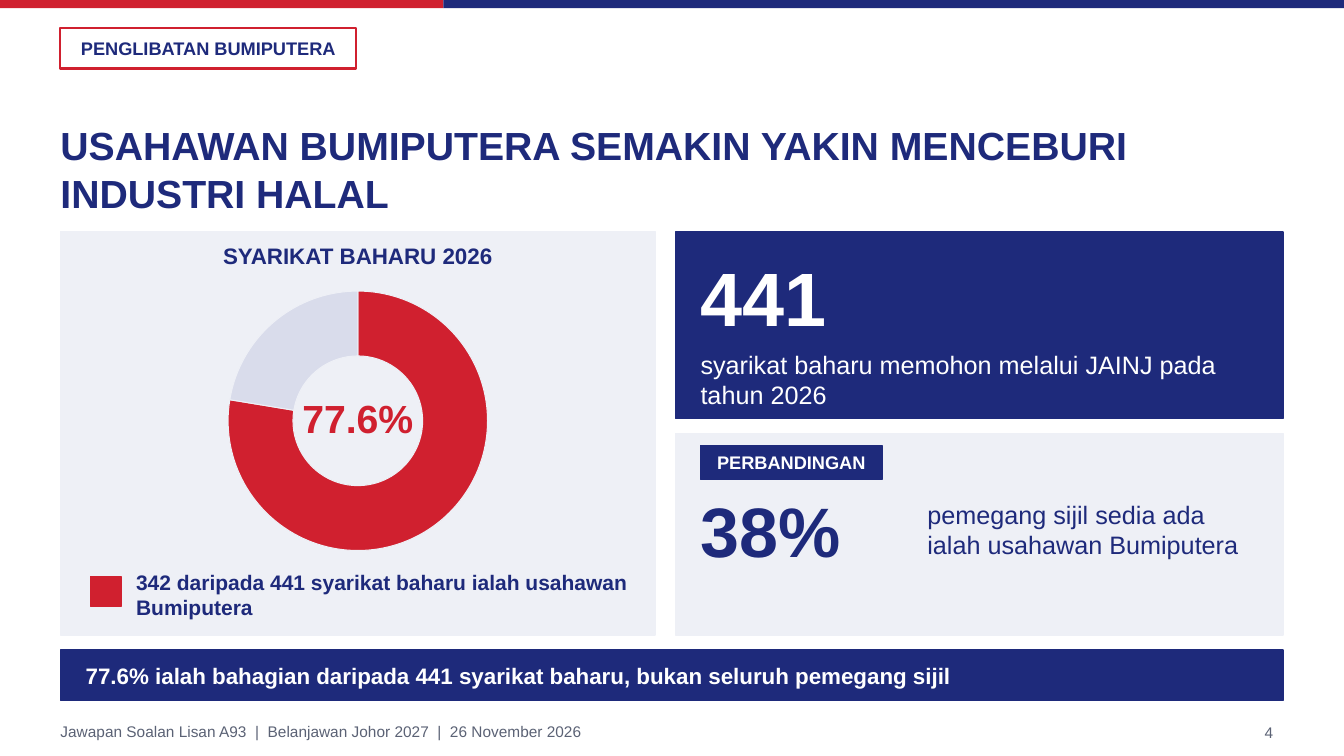
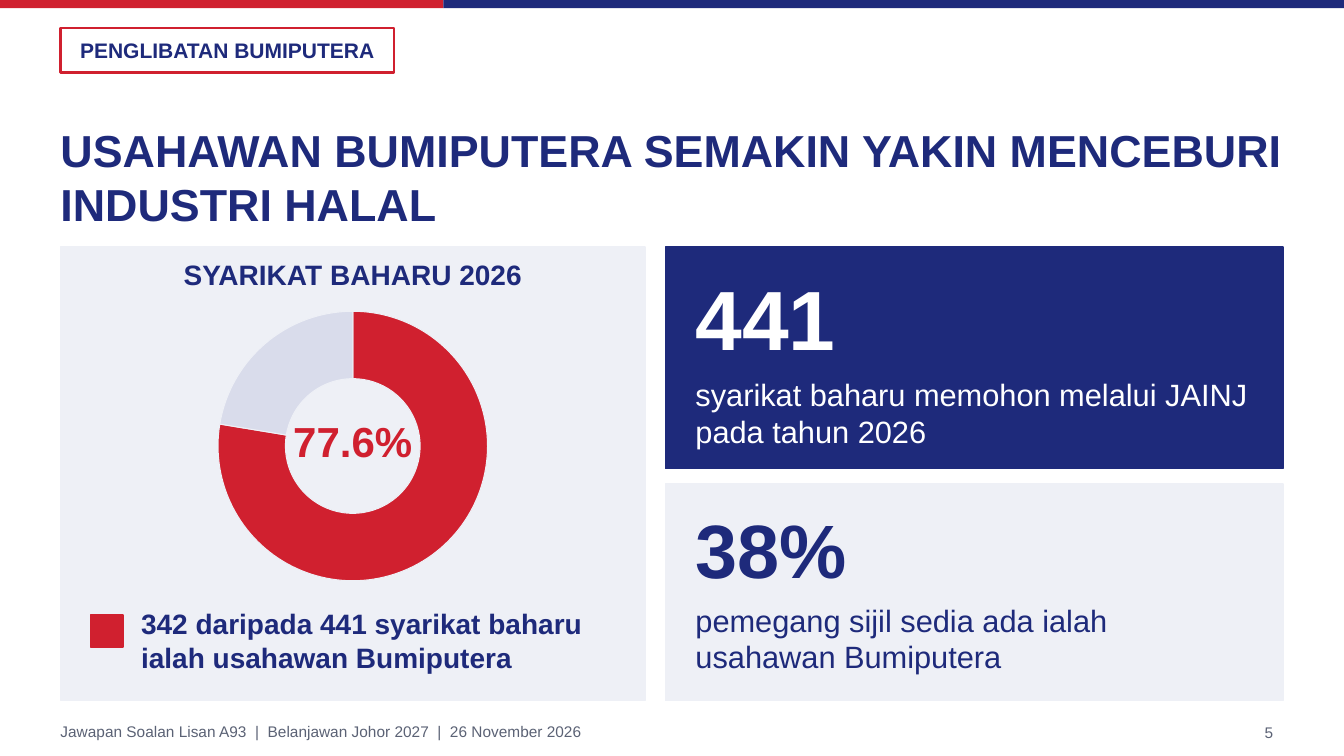
Before and after one commit to nawaljoe/Nawal, a slide deck: slide 5 of slides/A93_Halal_Johor_16x9.pptx (slide 4 before the commit). Drawn at 1344x756 pixels with LibreOffice and Linux fonts; fonts in the diff are those of the drawing; background and template pictures are left out. Boxes give left, top, right and bottom in pixels: in the first picture for what was removed or moved away, otherwise in the second. Text is boxed around its words. In the diff, an @@ line names an element or a change of style, - is before the commit and + after.

```diff
--- a/slides/A93_Halal_Johor_16x9.pptx
+++ b/slides/A93_Halal_Johor_16x9.pptx
@@ text "PENGLIBATAN BUMIPUTERA" at <box>80,43,374,59</box>: size 13 to 15 pt @@
@@ rectangle: place and size @@
-rectangle at <box>60,28,356,69</box>
+rectangle at <box>60,28,394,73</box>
@@ title "USAHAWAN BUMIPUTERA SEMAKIN YAKIN MENCEBURI ..." at <box>60,135,1281,222</box>: size 28 to 32 pt @@
@@ rectangle: place and size @@
-rectangle at <box>60,232,655,635</box>
+rectangle at <box>60,247,645,701</box>
@@ text "SYARIKAT BAHARU 2026": place and size @@
-text "SYARIKAT BAHARU 2026" at <box>223,248,493,265</box>
+text "SYARIKAT BAHARU 2026" at <box>184,265,521,286</box>
@@ text "SYARIKAT BAHARU 2026" at <box>184,265,521,286</box>: size 16 to 20 pt @@
@@ rectangle: place and size @@
-rectangle at <box>676,232,1284,418</box>
+rectangle at <box>665,247,1284,469</box>
@@ text "441": place and size @@
-text "441" at <box>701,274,827,326</box>
+text "441" at <box>695,292,835,350</box>
@@ text "441" at <box>695,292,835,350</box>: size 54 to 60 pt @@
@@ doughnut chart: place and size @@
-doughnut chart at <box>197,277,519,565</box>
+doughnut chart at <box>192,297,514,595</box>
@@ text "syarikat baharu memohon melalui JAINJ ...": place and size @@
-text "syarikat baharu memohon melalui JAINJ ..." at <box>701,355,1216,405</box>
+text "syarikat baharu memohon melalui JAINJ ..." at <box>695,383,1247,448</box>
@@ text "syarikat baharu memohon melalui JAINJ ..." at <box>695,383,1247,448</box>: size 18 to 22 pt @@
@@ text "77.6%": place and size @@
-text "77.6%" at <box>302,405,413,434</box>
+text "77.6%" at <box>293,427,412,458</box>
@@ text "77.6%" at <box>293,427,412,458</box>: size 28 to 30 pt @@
@@ rectangle removed at <box>701,446,882,480</box> @@
@@ text removed at <box>717,456,865,469</box> @@
-PERBANDINGAN
@@ rectangle: place and size @@
-rectangle at <box>676,434,1284,635</box>
+rectangle at <box>665,484,1284,701</box>
@@ text "38%": place and size @@
-text "38%" at <box>701,508,841,558</box>
+text "38%" at <box>695,525,846,579</box>
@@ text "38%" at <box>695,525,846,579</box>: size 50 to 54 pt @@
@@ text "342 daripada 441 syarikat baharu ...": place and size @@
-text "342 daripada 441 syarikat baharu ..." at <box>136,574,626,620</box>
+text "342 daripada 441 syarikat baharu ..." at <box>141,613,581,673</box>
@@ text "342 daripada 441 syarikat baharu ..." at <box>141,613,581,673</box>: size 15 to 20 pt @@
@@ rectangle: place and size @@
-rectangle at <box>91,577,121,607</box>
+rectangle at <box>91,615,123,647</box>
@@ text "pemegang sijil sedia ada ialah ...": place and size @@
-text "pemegang sijil sedia ada ialah ..." at <box>927,505,1238,560</box>
+text "pemegang sijil sedia ada ialah ..." at <box>695,609,1107,674</box>
@@ text "pemegang sijil sedia ada ialah ..." at <box>695,609,1107,674</box>: size 18 to 22 pt; vertical alignment middle to top @@
@@ rectangle removed at <box>60,650,1284,701</box> @@
@@ text removed at <box>86,667,950,689</box> @@
-77.6% ialah bahagian daripada 441 syarikat baharu, bukan seluruh pemegang sijil
@@ page number at <box>1265,727,1274,738</box>: text changed @@
-4
+5
```
Also in this commit, not shown: 19 other slides changed, 16 slides added, 3 slides removed, 2 other files.
